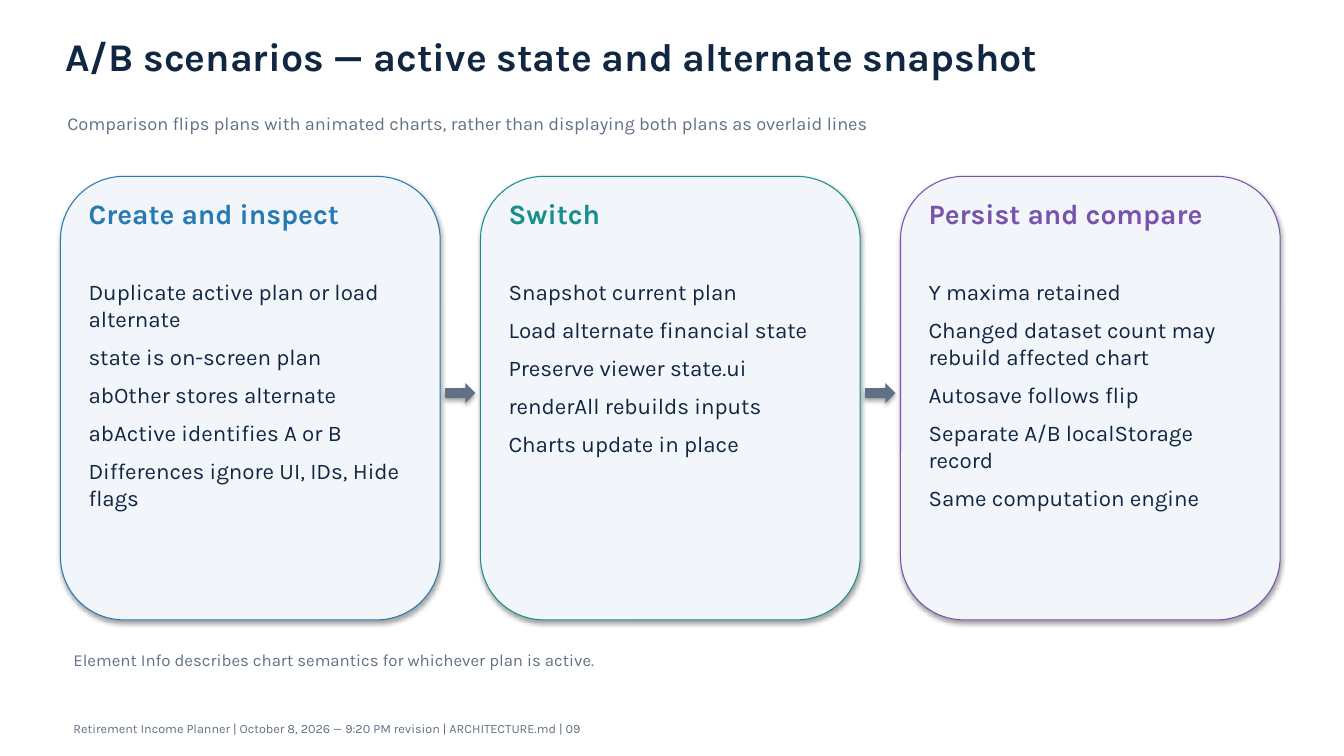
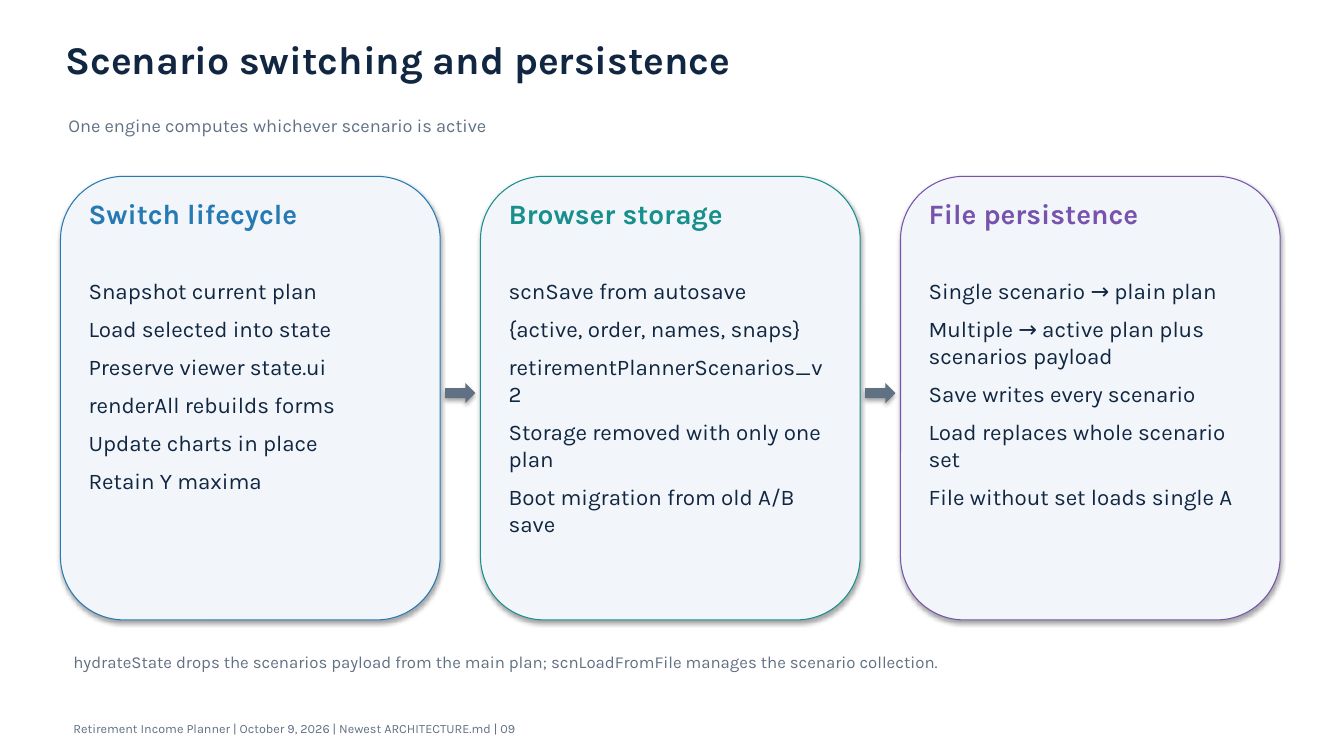
Before and after one commit to howardc64/retirefin, a slide deck: slide 9 of docs/retirement_income_planner_architecture.pptx. Drawn at 1344x756 pixels with LibreOffice and Linux fonts; fonts in the diff are those of the drawing. Boxes give left, top, right and bottom in pixels: in the first picture for what was removed or moved away, otherwise in the second. Text is boxed around its words. In the diff, an @@ line names an element or a change of style, - is before the commit and + after.

```diff
--- a/docs/retirement_income_planner_architecture.pptx
+++ b/docs/retirement_income_planner_architecture.pptx
@@ text at box(65, 46, 730, 84): text changed @@
-A/B scenarios — active state and alternate snapshot
+Scenario switching and persistence
@@ text at box(68, 119, 486, 137): text changed @@
-Comparison flips plans with animated charts, rather than displaying both plans as overlaid lines
+One engine computes whichever scenario is active
@@ text at box(89, 204, 297, 231): text changed @@
-Create and inspect
+Switch lifecycle
@@ text at box(509, 205, 723, 231): text changed @@
-Switch
+Browser storage
@@ text at box(929, 204, 1139, 231): text changed @@
-Persist and compare
+File persistence
@@ text at box(89, 283, 335, 490): text changed @@
-Duplicate active plan or load alternate
-state is on-screen plan
-abOther stores alternate
-abActive identifies A or B
-Differences ignore UI, IDs, Hide flags
+Snapshot current plan
+Load selected into state
+Preserve viewer state.ui
+renderAll rebuilds forms
+Update charts in place
+Retain Y maxima
@@ text at box(509, 283, 823, 533): text changed @@
-Snapshot current plan
-Load alternate financial state
-Preserve viewer state.ui
-renderAll rebuilds inputs
-Charts update in place
+scnSave from autosave
+{active, order, names, snaps}
+retirementPlannerScenarios_v2
+Storage removed with only one plan
+Boot migration from old A/B save
@@ text at box(929, 283, 1232, 511): text changed @@
-Y maxima retained
-Changed dataset count may rebuild affected chart
-Autosave follows flip
-Separate A/B localStorage record
-Same computation engine
+Single scenario → plain plan
+Multiple → active plan plus scenarios payload
+Save writes every scenario
+Load replaces whole scenario set
+File without set loads single A
@@ text at box(73, 656, 938, 672): text changed @@
-Element Info describes chart semantics for whichever plan is active.
+hydrateState drops the scenarios payload from the main plan; scnLoadFromFile manages the scenario collection.
@@ text at box(73, 724, 515, 734): text changed @@
-Retirement Income Planner | October 8, 2026 — 9:20 PM revision | ARCHITECTURE.md | 09
+Retirement Income Planner | October 9, 2026 | Newest ARCHITECTURE.md | 09
```
Also in this commit, not shown: 8 other slides changed, 6 slides added, 6 slides removed, 6 other files.
